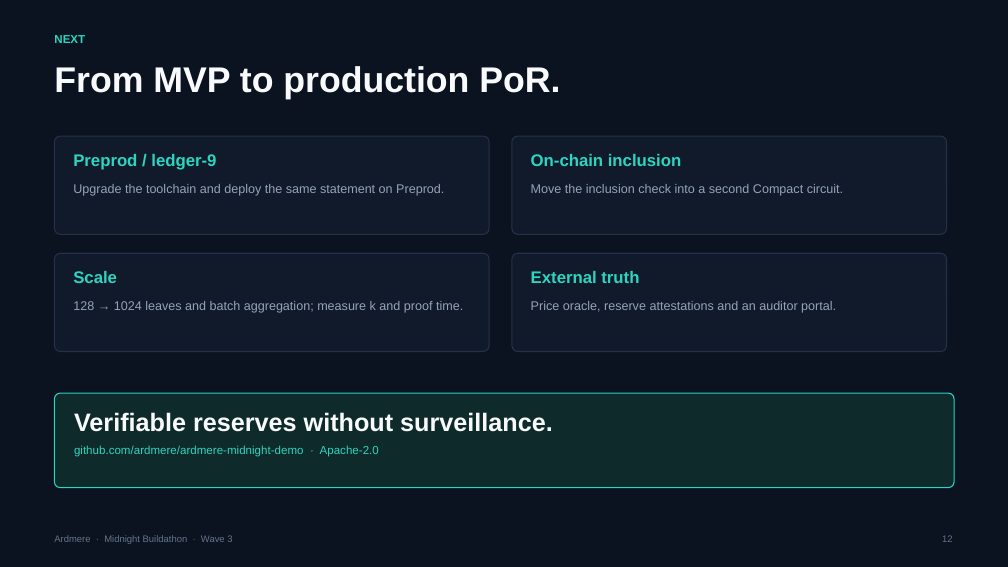
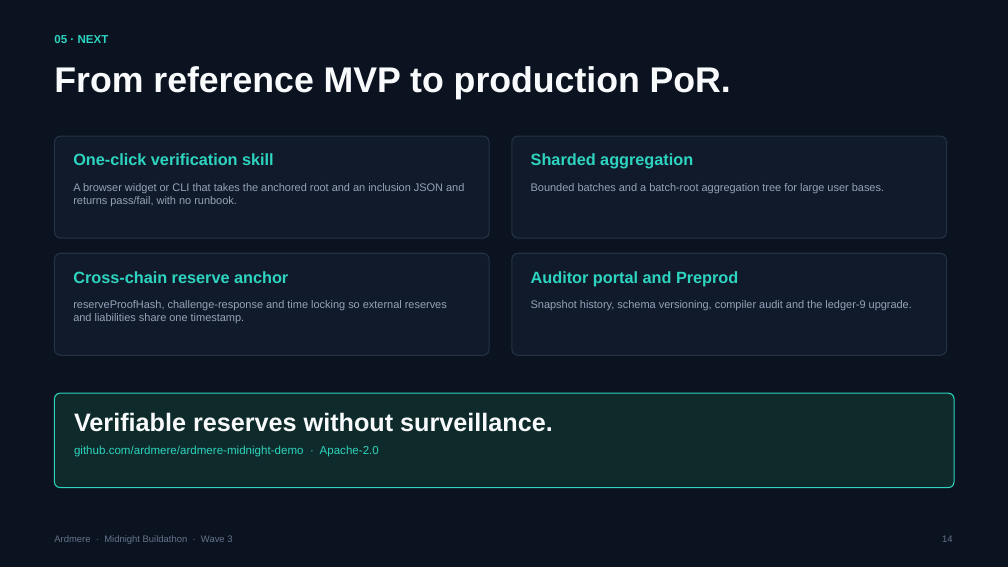
Before and after one commit to ardmere/ardmere-midnight-demo, a slide deck: slide 14 of docs/slides/Standardized-Midnight-PoR-Wave3.pptx (slide 12 before the commit). Drawn at 1008x567 pixels with LibreOffice and Linux fonts; fonts in the diff are those of the drawing. Boxes give left, top, right and bottom in pixels: in the first picture for what was removed or moved away, otherwise in the second. Text is boxed around its words. In the diff, an @@ line names an element or a change of style, - is before the commit and + after.

Commit message:
Add final 14-slide Wave 3 deck
Rebuild the deck from the reviewed markdown source: standard protocol thesis, industry pain, who needs it, why Midnight, architecture, schema, circuit guarantees, assessment status, demo results, one-path user verification, trust boundary and next steps.

Includes editable PPTX, PDF export, markdown source and the python-pptx build script.

```diff
--- a/docs/slides/Standardized-Midnight-PoR-Wave3.pptx
+++ b/docs/slides/Standardized-Midnight-PoR-Wave3.pptx
@@ text at (54,35,109,43): text changed @@
-NEXT
+05 · NEXT
@@ text at (54,66,731,99): text changed @@
-From MVP to production PoR.
+From reference MVP to production PoR.
@@ rounded rectangle: place and size @@
-rounded rectangle at (54,136,489,234)
+rounded rectangle at (54,136,489,238)
@@ rounded rectangle: place and size @@
-rounded rectangle at (512,136,947,234)
+rounded rectangle at (512,136,947,238)
@@ text at (73,153,274,165): text changed; size 16 to 15.5 pt @@
-Preprod / ledger-9
+One-click verification skill
@@ text at (531,153,693,169): text changed; size 16 to 15.5 pt @@
-On-chain inclusion
+Sharded aggregation
@@ text at (73,183,464,206): text changed; size 12 to 10.5 pt @@
-Upgrade the toolchain and deploy the same statement on Preprod.
+A browser widget or CLI that takes the anchored root and an inclusion JSON and returns pass/fail, with no runbook.
@@ text at (531,183,884,193): text changed; size 12 to 10.5 pt @@
-Move the inclusion check into a second Compact circuit.
+Bounded batches and a batch-root aggregation tree for large user bases.
@@ text at (73,271,288,283): text changed; size 16 to 15.5 pt @@
-Scale
+Cross-chain reserve anchor
@@ text at (531,271,738,286): text changed; size 16 to 15.5 pt @@
-External truth
+Auditor portal and Preprod
@@ text at (73,300,447,323): text changed; size 12 to 10.5 pt @@
-128 → 1024 leaves and batch aggregation; measure k and proof time.
+reserveProofHash, challenge-response and time locking so external reserves and liabilities share one timestamp.
@@ text at (531,300,912,310): text changed; size 12 to 10.5 pt @@
-Price oracle, reserve attestations and an auditor portal.
+Snapshot history, schema versioning, compiler audit and the ledger-9 upgrade.
```
Also in this commit, not shown: 4 other slides changed, 9 slides added, 7 slides removed, 3 other files.
